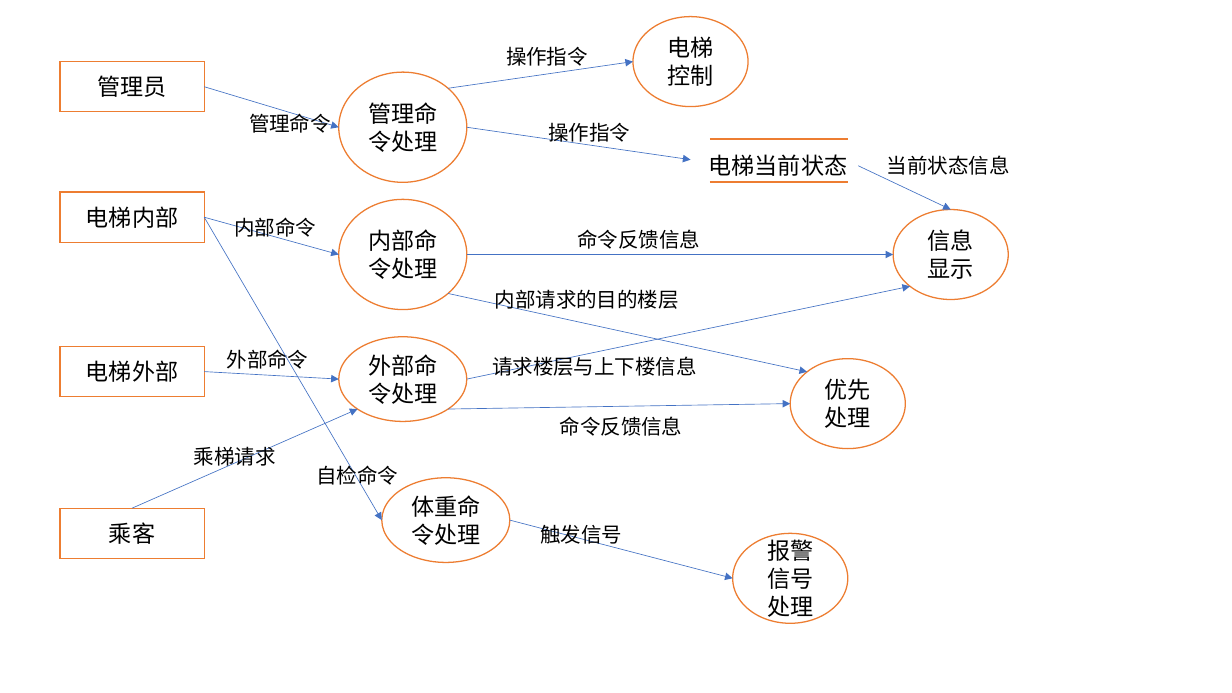
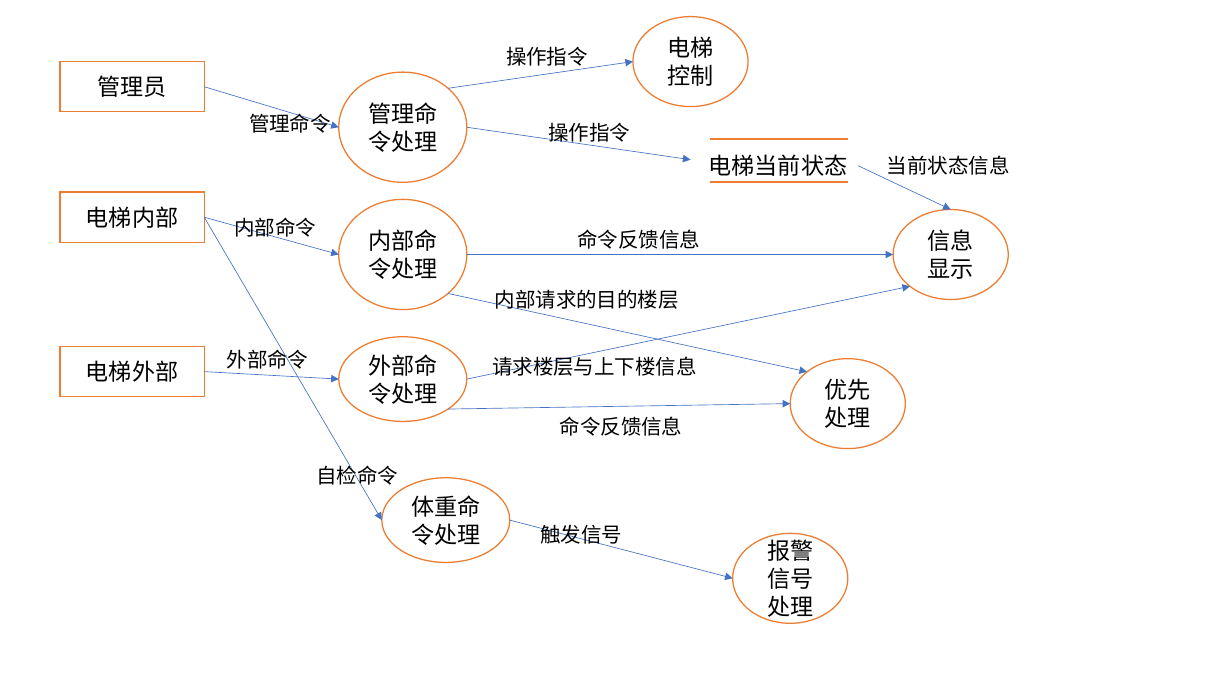
Before and after one commit to wygbuaa/Team1, a slide deck: slide 4 of 需求文档图.pptx. Drawn at 1232x693 pixels with LibreOffice and Linux fonts; fonts in the diff are those of the drawing. Boxes give left, top, right and bottom in pixels: in the first picture for what was removed or moved away, otherwise in the second. Text is boxed around its words. In the diff, an @@ line names an element or a change of style, - is before the commit and + after.

```diff
--- a/需求文档图.pptx
+++ b/需求文档图.pptx
@@ arrow removed from (132, 508) to (358, 409) @@
@@ text removed at bbox=[194, 444, 276, 469] @@
-乘梯请求
@@ rectangle removed at bbox=[60, 508, 204, 558] @@
-乘客
```
Also in this commit, not shown: 2 other slides changed, 1 other file.
